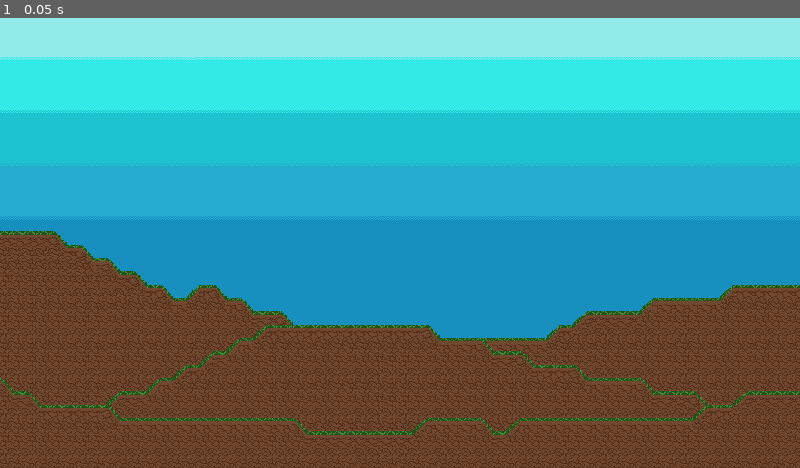
Above: before the commit, frame 1.
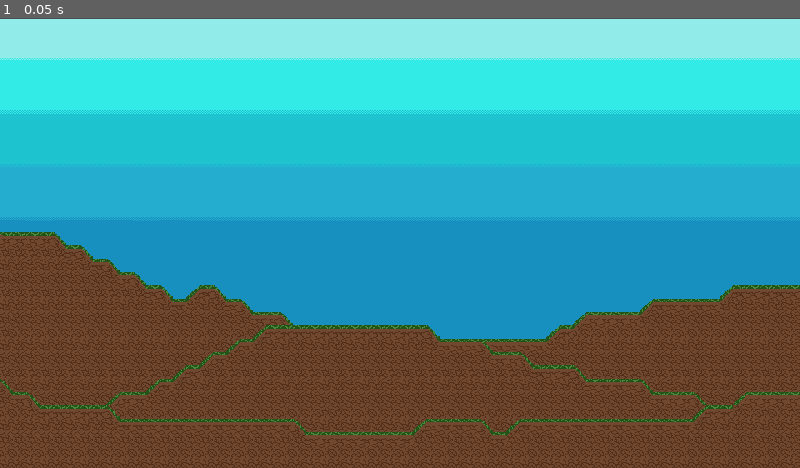
Above: after the commit, the same moment.

Repository: rickakell/GameJam2024
Game: Godot game, scene res://scenes/game.tscn
Two runs of this game, one before a commit and one after it. Both use one fixed random seed, a clock stepped at 60 frames per second and the inputs below.
Inputs:
- Up to frame 1 (0.05 s): no input

The runs differ from the first frame. In frame 1, 19% of the frame differs, in the area x 0-100%, y 0-100%.

Commit message:
Updates (unknown)

Diff:
--- a/scenes/WalkingTarget.tscn
+++ b/scenes/WalkingTarget.tscn
@@ -56,4 +56,4 @@
 
 [node name="AnimatedSprite2D" type="AnimatedSprite2D" parent="."]
 sprite_frames = SubResource("SpriteFrames_h333o")
-frame_progress = 0.782251
+frame_progress = 0.0805502
--- a/scenes/game.tscn
+++ b/scenes/game.tscn
@@ -1,5 +1,7 @@
-[gd_scene load_steps=14 format=3 uid="uid://dg7pngll8l1js"]
-
+[gd_scene load_steps=16 format=3 uid="uid://dg7pngll8l1js"]
+
+[ext_resource type="PackedScene" uid="uid://dmrlvsqtl743h" path="res://scenes/zooming_camera_2d.tscn" id="1_a22dm"]
+[ext_resource type="Script" path="res://scenes/GameManager.gd" id="1_dlok3"]
 [ext_resource type="Texture2D" uid="uid://bg4daaauj0q7w" path="res://assets/SkyTiles64.png" id="1_gsbhm"]
 [ext_resource type="Texture2D" uid="uid://bonlxr31um6c4" path="res://assets/SkyTiles32.png" id="1_owr7n"]
 [ext_resource type="Texture2D" uid="uid://b5bqjd8ifyrcm" path="res://assets/DirtTiles32.png" id="2_8vtwt"]
@@ -178,6 +180,15 @@
 
 [node name="Game" type="Node2D"]
 
+[node name="GameManager" type="Node" parent="."]
+script = ExtResource("1_dlok3")
+
+[node name="ScoreLabel" type="Label" parent="GameManager"]
+offset_right = 40.0
+offset_bottom = 23.0
+
+[node name="Camera2D" parent="." instance=ExtResource("1_a22dm")]
+
 [node name="Tiles" type="Node" parent="."]
 
 [node name="TileMap5" type="TileMap" parent="Tiles"]
